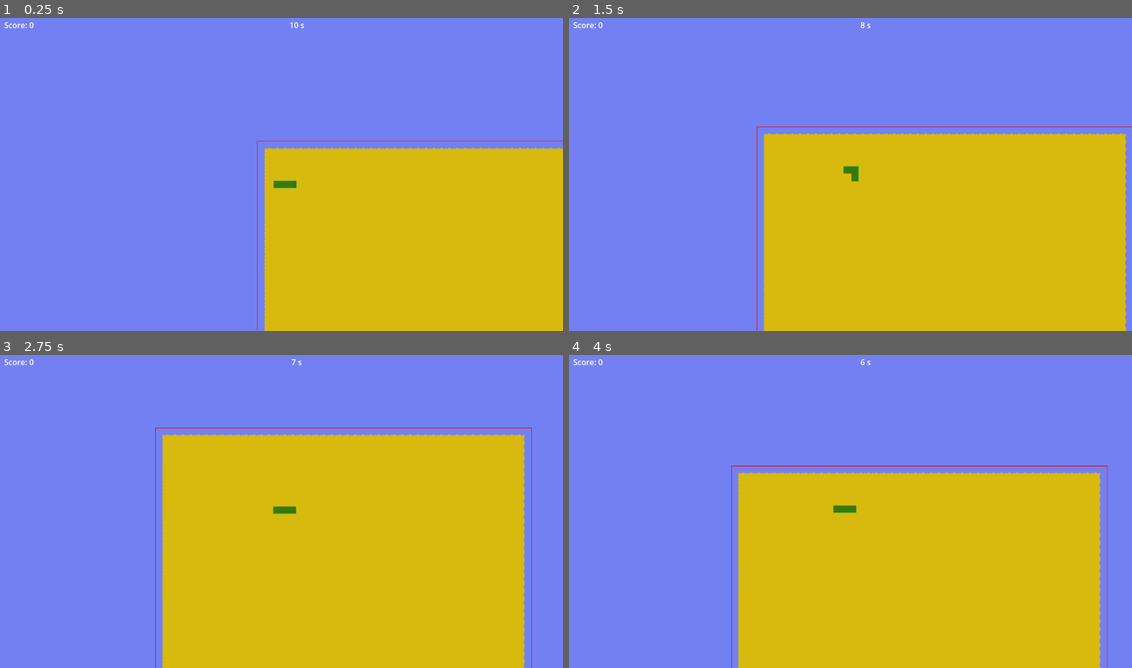
Above: before the commit, frames 1-4 (two rows, left to right).
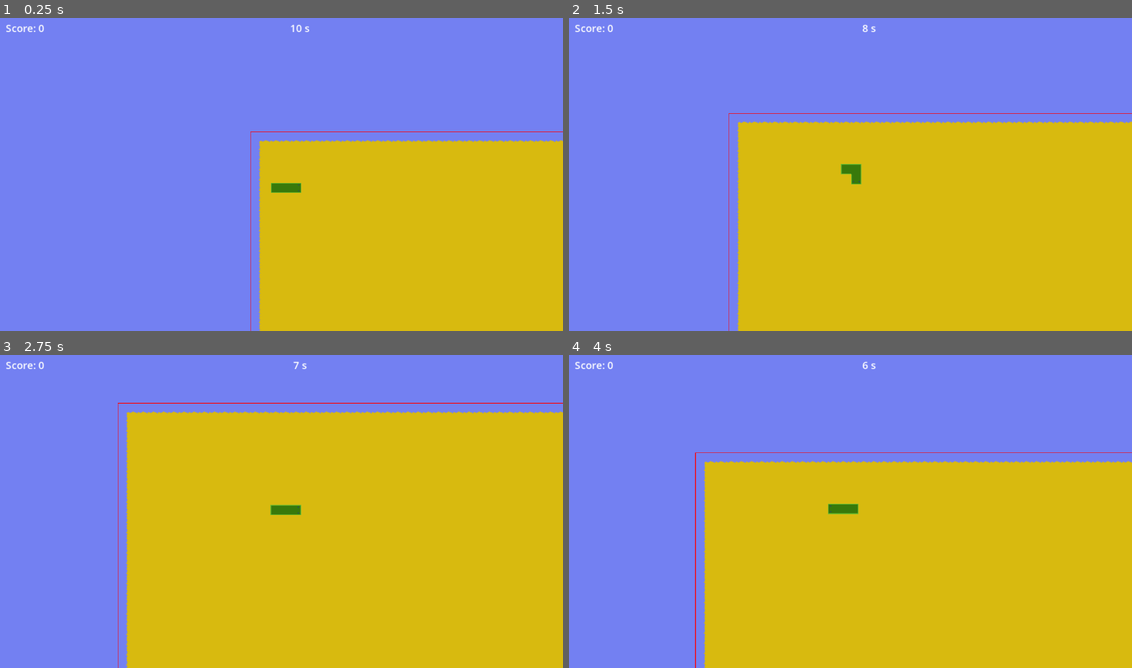
Above: after the commit, the same moments.

Repository: aligator/Snake-Ltd
Game: Godot game, scene res://Game.tscn
Same seed, same stepped clock (60 frames per second), same inputs: the game is played once before the commit and once after it.
Inputs:
- Up to frame 1 (0.25 s): no input
- Up to frame 2 (1.5 s): hold Right (Right) 0.53-1.28 s; hold Down (Down) from 1.28 s (still down)
- Up to frame 3 (2.75 s): release Down (Down) at 2.03 s; hold Right (Right) from 2.03 s (still down)
- Up to frame 4 (4 s): release Right (Right) at 2.78 s; hold Up (Up) 2.78-3.53 s; hold Left (Left) from 3.53 s (still down)

The runs differ from the first frame. In frame 1, 2.6% of the frame differs, in the area x 0-100%, y 1-100%; in frame 2, 7.1%; in frame 3, 16%; in frame 4, 11%.

Commit message:
Implement Power up effects

Diff:
--- a/Game.gd
+++ b/Game.gd
@@ -12,25 +12,58 @@
 @onready var map = $Map
 @onready var camera = $Camera2D
 @onready var map_bounding_hint: ReferenceRect = $MapBoundingHint
+@onready var effect_timer: Timer = $EffectTimer
 
 var map_bounding
 
 var snake: Array[Vector2i] = []
 var direction = DIRECTION.RIGHT
 var previous_direction = DIRECTION.RIGHT
-var speed: float = 7
+const DEFAULT_SPEED = 7
+var speed: float = DEFAULT_SPEED
 var step: float = 0.0
 var dead: bool = false
 
 var cookies: Array[Cookie] = []
 var eaten_cookies: Array[Cookie] = []
 var do_shrink = false
+var do_grow = false
+
+func _grow():
+	if !do_grow:
+		return
+	do_grow = false
+
+	for x in range(map_bounding.size.x):
+		map.set_cell(0, Vector2i(x, 0) + map_bounding.position, 0, Vector2i(8, 0))
+		map.set_cell(0, Vector2i(x, map_bounding.size.y-1) + map_bounding.position, 0, Vector2i(8, 0))
+
+	for y in range(map_bounding.size.y):
+		map.set_cell(0, Vector2i(0, y) + map_bounding.position, 0, Vector2i(1, 0))
+		map.set_cell(0, Vector2i(map_bounding.size.x-1, y) + map_bounding.position, 0, Vector2i(8, 0))
+
+	map_bounding.position = Vector2i(map_bounding.position.x-1, map_bounding.position.y-1)
+	map_bounding.size = Vector2i(map_bounding.size.x+2, map_bounding.size.y+2)
+
+	# change all outer to wall
+	for x in range(map_bounding.size.x):
+		map.set_cell(0, Vector2i(x, 0) + map_bounding.position, 0, Vector2i(1, 0))
+		map.set_cell(0, Vector2i(x, map_bounding.size.y-1) + map_bounding.position, 0, Vector2i(3, 0))
+
+	for y in range(map_bounding.size.y):
+		map.set_cell(0, Vector2i(0, y) + map_bounding.position, 0, Vector2i(0, 0))
+		map.set_cell(0, Vector2i(map_bounding.size.x-1, y) + map_bounding.position, 0, Vector2i(2, 0))
+
+	map.set_cell(0, map_bounding.position, 0, Vector2i(5, 0))
+	map.set_cell(0, Vector2i(map_bounding.position.x + map_bounding.size.x-1, map_bounding.position.y), 0, Vector2i(6, 0))
+	map.set_cell(0, Vector2i(map_bounding.position.x + map_bounding.size.x-1, map_bounding.position.y + map_bounding.size.y-1), 0, Vector2i(7, 0))
+	map.set_cell(0, Vector2i(map_bounding.position.x, map_bounding.position.y-1 + map_bounding.size.y), 0, Vector2i(4, 0))
 
 func _shrink():
 	if !do_shrink:
 		return
-
 	do_shrink = false
+
 	for x in range(map_bounding.size.x):
 		map.erase_cell(0, Vector2i(x, 0) + map_bounding.position)
 		map.erase_cell(0, Vector2i(x, map_bounding.size.y-1) + map_bounding.position)
@@ -146,6 +179,7 @@
 		return
 
 	_shrink()
+	_grow()
 
 	if dead:
 		return
@@ -214,6 +248,21 @@
 			var cookie: Cookie = eaten_cookies.pop_front()
 			if cookie.cookie_type == COOKIE_TYPE.NORMAL:
 				_spawn_cookie()
+			if cookie.cookie_type == COOKIE_TYPE.DUAL_COOKIE:
+				Global.effect_type = Global.EFFECT_TYPE.DUAL_COOKIE
+				_spawn_cookie()
+			if cookie.cookie_type == COOKIE_TYPE.SLOW_DOWN:
+				speed = int(roundf(DEFAULT_SPEED / 2.0))
+				Global.effect_type = Global.EFFECT_TYPE.SLOW_DOWN
+				effect_timer.start()
+			if cookie.cookie_type == COOKIE_TYPE.SPEED_UP:
+				speed = int(roundf(DEFAULT_SPEED * 2))
+				Global.effect_type = Global.EFFECT_TYPE.SPEED_UP
+				effect_timer.start()
+			if cookie.cookie_type == COOKIE_TYPE.GROW:
+				Global.effect_type = Global.EFFECT_TYPE.GROW
+				do_shrink = false
+				do_grow = true
 
 	map_bounding_hint.size = map_bounding.size * 16
 	map_bounding_hint.position = map_bounding.position * 16
@@ -290,4 +339,10 @@
 
 func _on_power_up_timer_timeout():
 	if cookies.filter(func(cookie): return cookie.cookie_type != COOKIE_TYPE.NORMAL).size() == 0:
-		_spawn_cookie(randi_range(0, COOKIE_TYPE_COUNT-1))
+		_spawn_cookie(randi_range(1, COOKIE_TYPE_COUNT-1))
+
+
+func _on_effect_timer_timeout():
+	speed = DEFAULT_SPEED
+	Global.effect_type = Global.EFFECT_TYPE.NORMAL
+	pass # Replace with function body.
--- a/Game.tscn
+++ b/Game.tscn
@@ -100,6 +100,21 @@
 	pass
 "
 
+[sub_resource type="GDScript" id="GDScript_a6g5s"]
+script/source = "extends Timer
+
+
+# Called when the node enters the scene tree for the first time.
+func _ready():
+	pass # Replace with function body.
+
+
+# Called every frame. 'delta' is the elapsed time since the previous frame.
+func _process(delta):
+	Global.effect_timer = int(round(time_left))
+	pass
+"
+
 [node name="Game" type="Node2D"]
 script = ExtResource("1_xa5w2")
 
@@ -133,8 +148,11 @@
 
 [node name="UI" parent="." instance=ExtResource("4_ycnx3")]
 
+[node name="EffectTimer" type="Timer" parent="."]
+wait_time = 10.0
+script = SubResource("GDScript_a6g5s")
+
 [node name="PowerUpTimer" type="Timer" parent="."]
-wait_time = 20.0
 autostart = true
 
 [node name="MapBoundingHint" type="ReferenceRect" parent="."]
@@ -143,4 +161,5 @@
 editor_only = false
 
 [connection signal="timeout" from="ShrinkTimer" to="." method="_on_shrink_timer_timeout"]
+[connection signal="timeout" from="EffectTimer" to="." method="_on_effect_timer_timeout"]
 [connection signal="timeout" from="PowerUpTimer" to="." method="_on_power_up_timer_timeout"]
--- a/UI.tscn
+++ b/UI.tscn
@@ -27,6 +27,30 @@
 # Called every frame. 'delta' is the elapsed time since the previous frame.
 func _process(delta):
 	text = str(Global.time) + \" s\"
+"
+
+[sub_resource type="GDScript" id="GDScript_qoor6"]
+script/source = "extends Label
+
+
+# Called when the node enters the scene tree for the first time.
+func _ready():
+	pass # Replace with function body.
+
+
+# Called every frame. 'delta' is the elapsed time since the previous frame.
+func _process(delta):
+	if Global.effect_type == Global.EFFECT_TYPE.SPEED_UP:
+		text =\"SPEEED!!\"
+	if Global.effect_type == Global.EFFECT_TYPE.SLOW_DOWN:
+		text =\"SLOOOW!!\"
+	if Global.effect_type == Global.EFFECT_TYPE.GROW:
+		text =\"Bigger Land!!\"
+	if Global.effect_type == Global.EFFECT_TYPE.DUAL_COOKIE:
+		text =\"Mooore Cookies!!\"
+	if Global.effect_type == Global.EFFECT_TYPE.NORMAL:
+		text =\"\"
+
 	pass
 "
 
@@ -58,3 +82,8 @@
 layout_mode = 2
 text = "0s"
 script = SubResource("GDScript_5ks64")
+
+[node name="PowerUp" type="Label" parent="MarginContainer/Container"]
+layout_mode = 2
+text = "0s"
+script = SubResource("GDScript_qoor6")
--- a/global.gd
+++ b/global.gd
@@ -1,4 +1,9 @@
 extends Node
+
+enum EFFECT_TYPE { NORMAL, SPEED_UP, SLOW_DOWN, GROW, DUAL_COOKIE }
 
 var score: int = 0
 var time: int = 0
+
+var effect_timer: int = 0
+var effect_type = EFFECT_TYPE.NORMAL
--- a/project.godot
+++ b/project.godot
@@ -19,6 +19,10 @@
 [autoload]
 
 Global="*res://global.gd"
+
+[display]
+
+window/stretch/scale=1.3
 
 [input]
 
Not shown: 1 places in Game.tscn that only renumber resources
Not shown: 1 places in UI.tscn that only renumber resources
